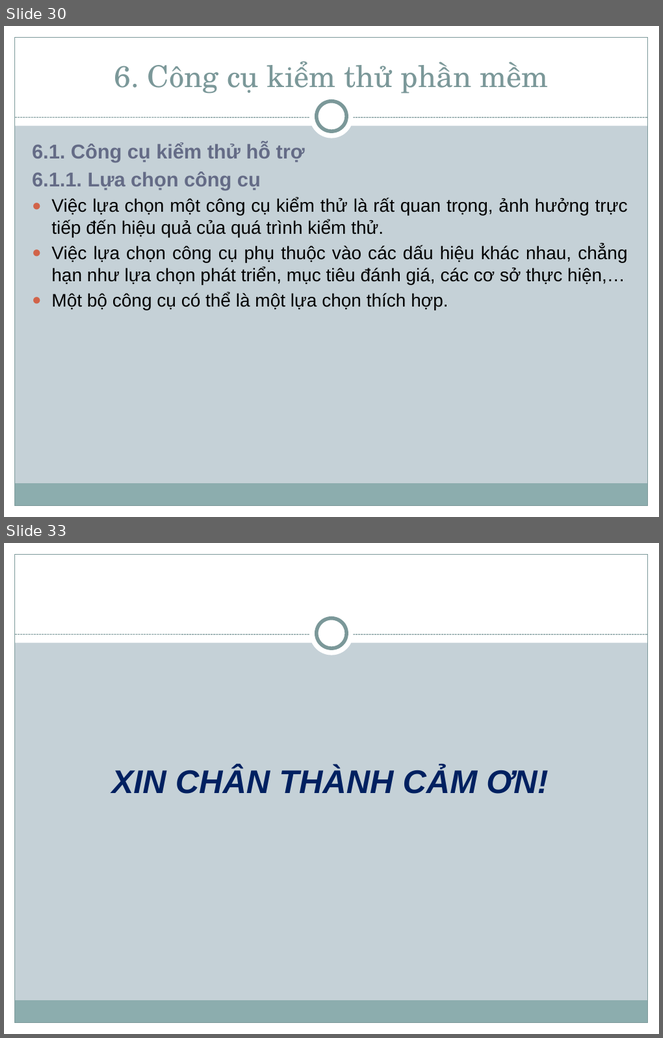
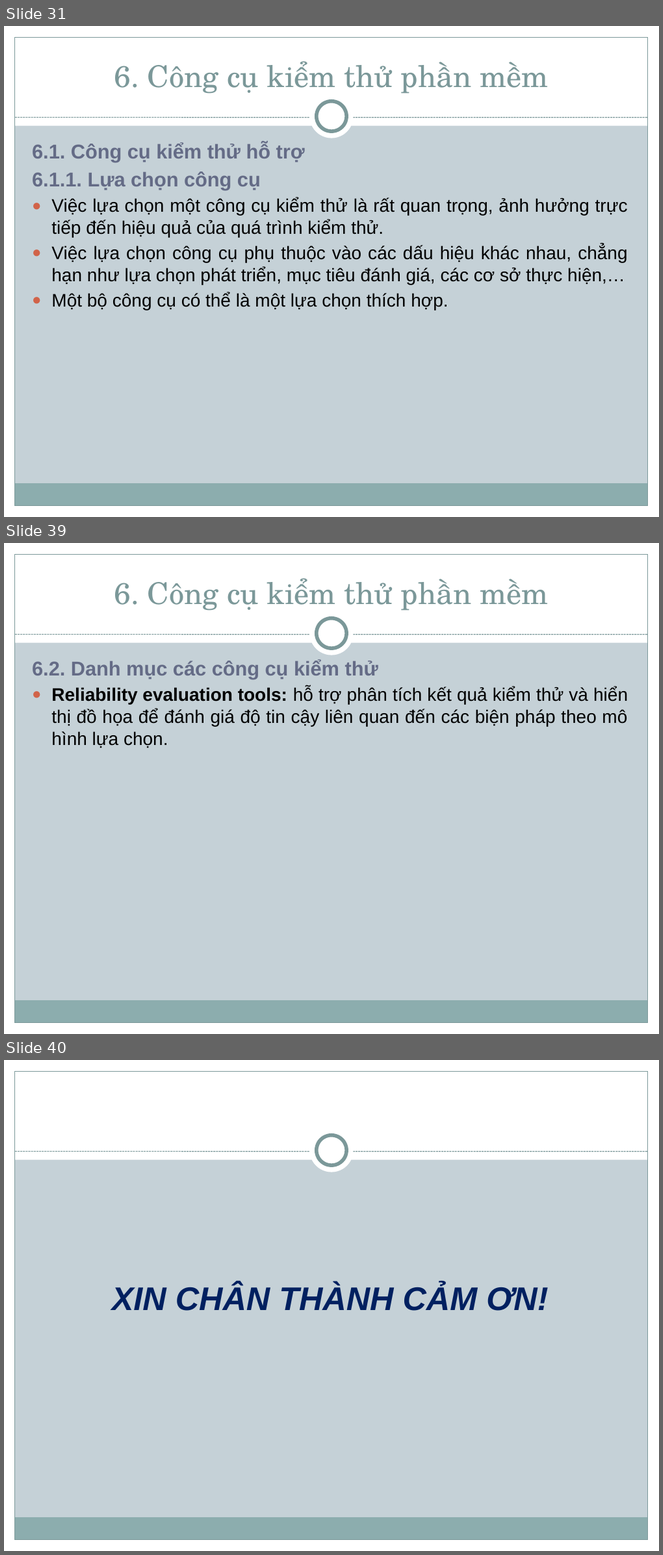
Before and after one commit to nguyenhoainam0612/congnghephanmem, a slide deck: Group 4 - Chapter 4 - Software Testing/Group4_Chapter4_Sofware Testing.pptx. Shown one above the other, each under a label of ours: slides 30 and 33 before the commit, slides 31, 39 and 40 after it; the slides between them are not shown. The pictures are 663x1038 and 663x1555 pixels, drawn with LibreOffice and Linux fonts; fonts in the diff are those of the drawing. Boxes give left, top, right and bottom in pixels: in the first picture for what was removed or moved away, otherwise in the second. Text is boxed around its words. In the diff, an @@ line names an element or a change of style, - is before the commit and + after.

```diff
--- a/Group 4 - Chapter 4 - Software Testing/Group4_Chapter4_Sofware Testing.pptx
+++ b/Group 4 - Chapter 4 - Software Testing/Group4_Chapter4_Sofware Testing.pptx
@@ slide 39 added at <box>4,543,659,1034</box>, background #C5D1D7; not listed: 9 template elements that a slide beside it also shows @@
@@ title added at <box>114,578,548,611</box>, 33 pt, text #7C999A @@
+6. Công cụ kiểm thử phần mềm
@@ text added at <box>32,659,628,748</box>, 20 pt, text #000000 @@
+  6.2. Danh mục các công cụ kiểm thử
+  ● Reliability evaluation tools: hỗ trợ phân tích kết quả kiểm thử và hiển thị đồ họa để đánh giá độ tin cậy liên quan đến các biện pháp theo mô hình lựa chọn.
@@ what was slide 30 is now slide 31 @@
@@ what was slide 33 is now slide 40 @@
```
Also in this commit, not shown: 3 slides changed, 6 other slides added.
